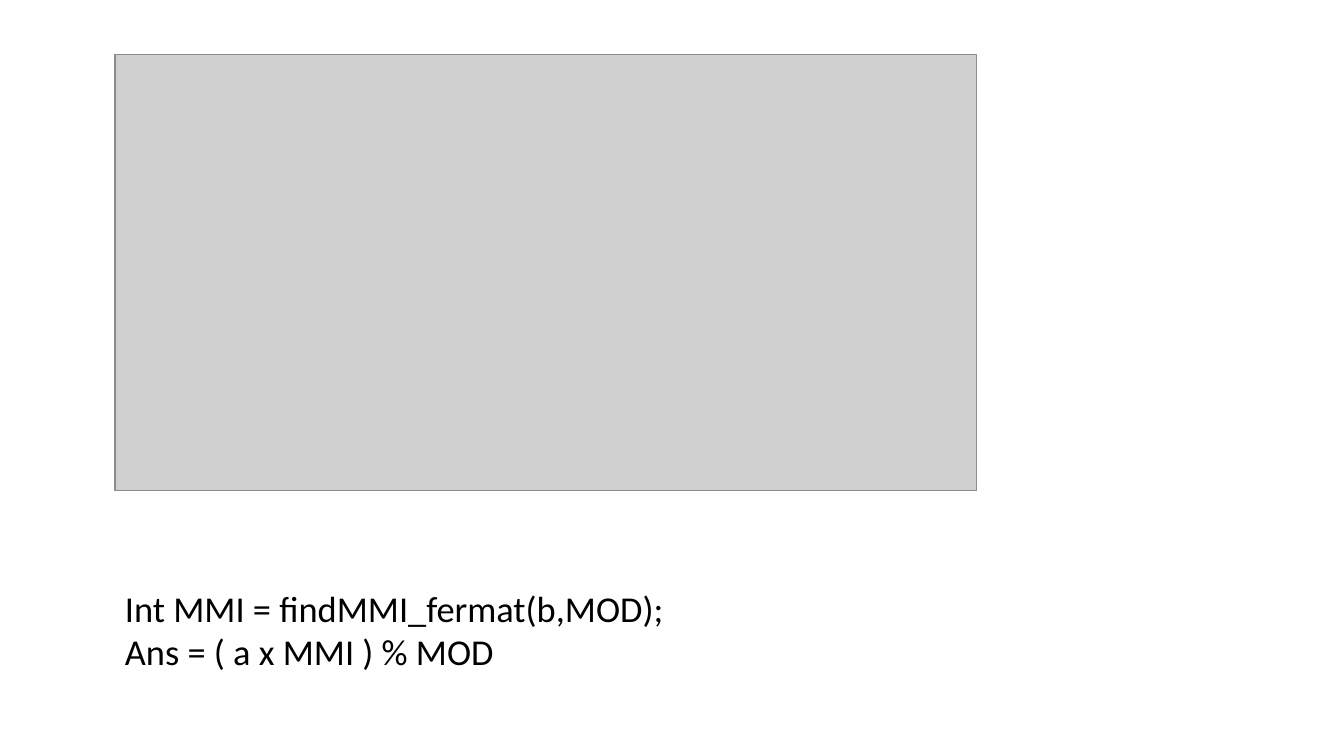
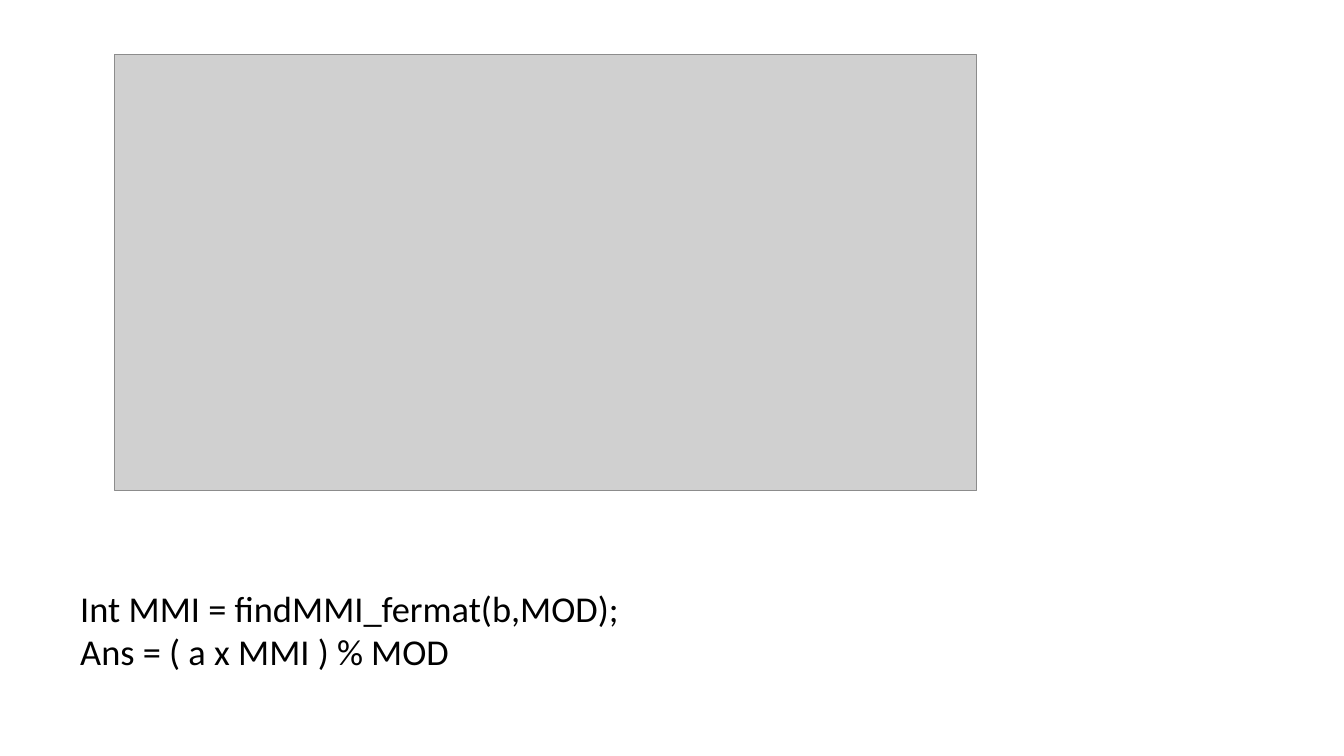
Before and after one commit to ishan-nitj/Competitve-Programming, a slide deck: slide 12 of Number theory/Modular arithmetic.pptx. Drawn at 1344x756 pixels with LibreOffice and Linux fonts; fonts in the diff are those of the drawing; grey boxes stand for pictures. Boxes give left, top, right and bottom in pixels: in the first picture for what was removed or moved away, otherwise in the second. Text is boxed around its words. In the diff, an @@ line names an element or a change of style, - is before the commit and + after.

```diff
--- a/Number theory/Modular arithmetic.pptx
+++ b/Number theory/Modular arithmetic.pptx
@@ text "Int MMI = findMMI_fermat(b,MOD);": place and size @@
-text "Int MMI = findMMI_fermat(b,MOD);" at (125,595,663,666)
+text "Int MMI = findMMI_fermat(b,MOD);" at (80,595,619,666)
```
Also in this commit, not shown: 15 other slides changed.
